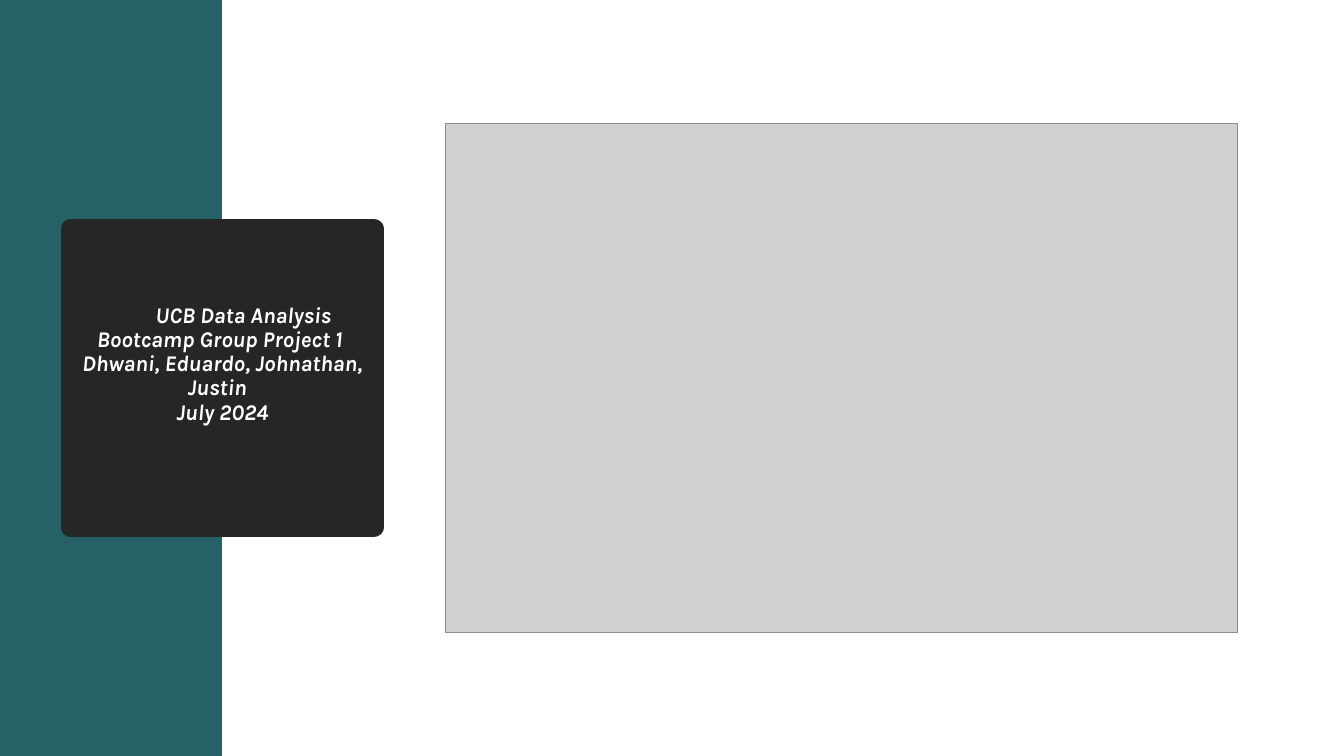
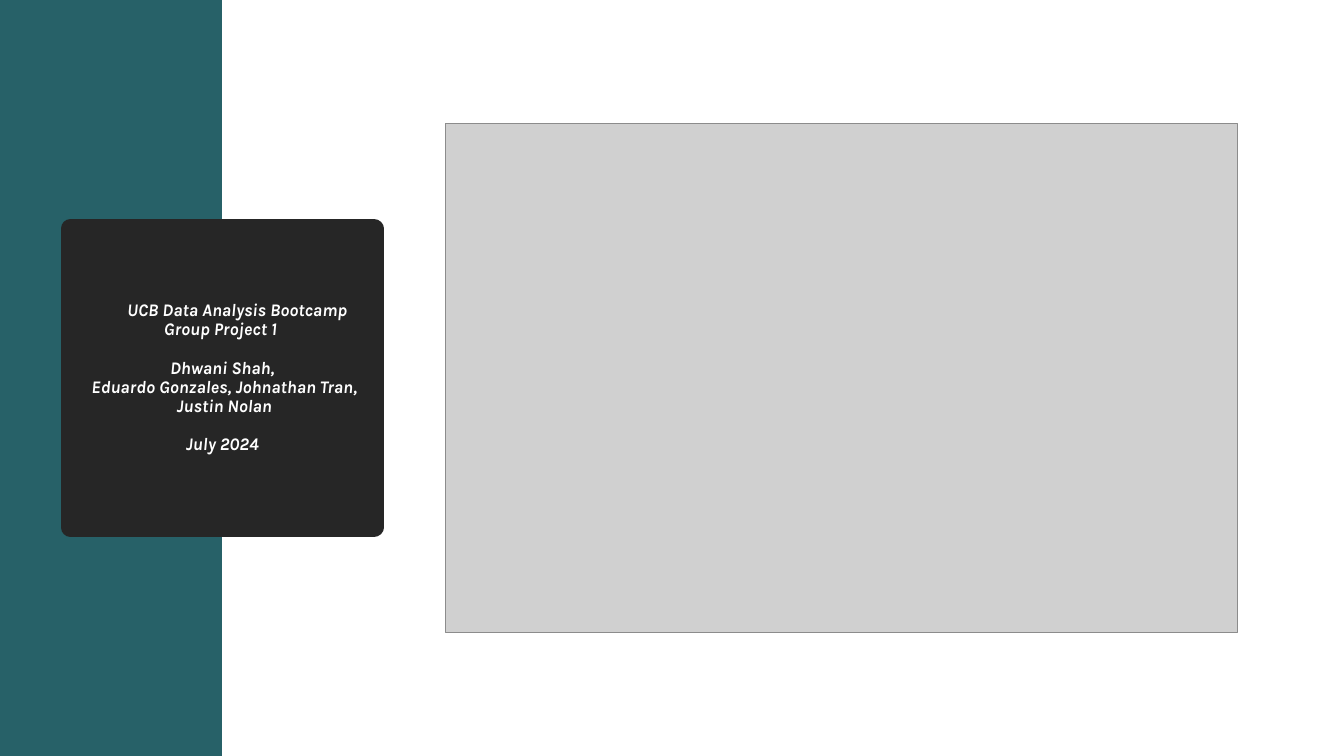
Before and after one commit to EdGonz44/Crime-Chronicles-Inflation-in-the-Golden-State, a slide deck: slide 1 of Communal Resources/Crime_Chronicles_ppt.pptx. Drawn at 1344x756 pixels with LibreOffice and Linux fonts; fonts in the diff are those of the drawing; grey boxes stand for pictures. Boxes give left, top, right and bottom in pixels: in the first picture for what was removed or moved away, otherwise in the second. Text is boxed around its words. In the diff, an @@ line names an element or a change of style, - is before the commit and + after.

```diff
--- a/Communal Resources/Crime_Chronicles_ppt.pptx
+++ b/Communal Resources/Crime_Chronicles_ppt.pptx
@@ title at box(91, 303, 357, 455): text changed; size 16 to 12.6 pt @@
-UCB Data Analysis Bootcamp Group Project 1
-Dhwani, Eduardo, Johnathan, Justin
-July 2024
+UCB Data Analysis Bootcamp
+Group Project 1
+Dhwani Shah,
+Eduardo Gonzales, Johnathan Tran,
+Justin Nolan
+July 2024
```
Also in this commit, not shown: 2 other slides changed, 3 slides added.
